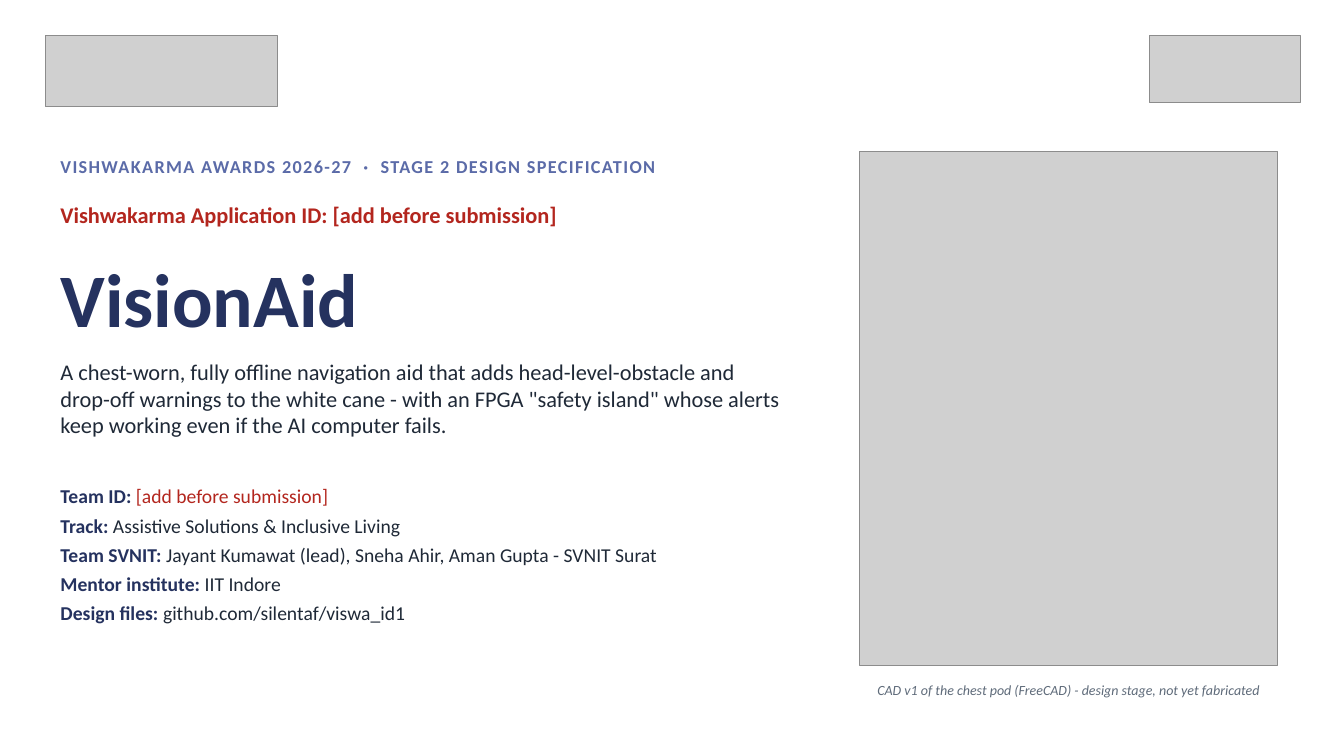
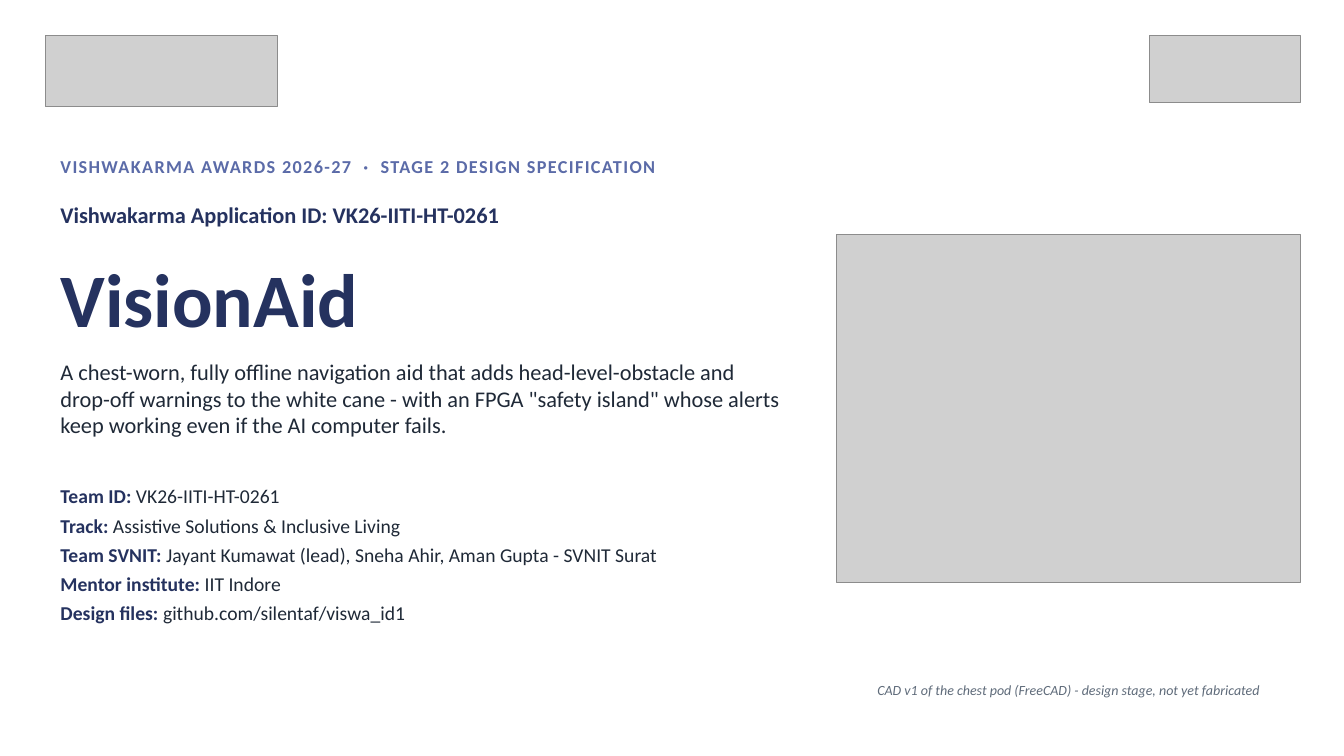
Before and after one commit to silentaf/viswa_id1, a slide deck: slide 1 of ppt/VisionAid_Stage2_Design_Deck.pptx. Drawn at 1344x756 pixels with LibreOffice and Linux fonts; fonts in the diff are those of the drawing; grey boxes stand for pictures. Boxes give left, top, right and bottom in pixels: in the first picture for what was removed or moved away, otherwise in the second. Text is boxed around its words. In the diff, an @@ line names an element or a change of style, - is before the commit and + after.

```diff
--- a/ppt/VisionAid_Stage2_Design_Deck.pptx
+++ b/ppt/VisionAid_Stage2_Design_Deck.pptx
@@ text at <box>60,207,499,227</box>: text changed; text colour #B3261E to #25325F @@
-Vishwakarma Application ID: [add before submission]
+Vishwakarma Application ID: VK26-IITI-HT-0261
@@ picture: place and size @@
-picture at <box>859,151,1277,665</box>
+picture at <box>837,235,1301,583</box>
@@ text at <box>60,489,280,503</box>: text changed; text colour #B3261E to #1F2937 @@
-Team ID: [add before submission]
+Team ID: VK26-IITI-HT-0261
```
Also in this commit, not shown: 8 other slides changed, 44 other files.
